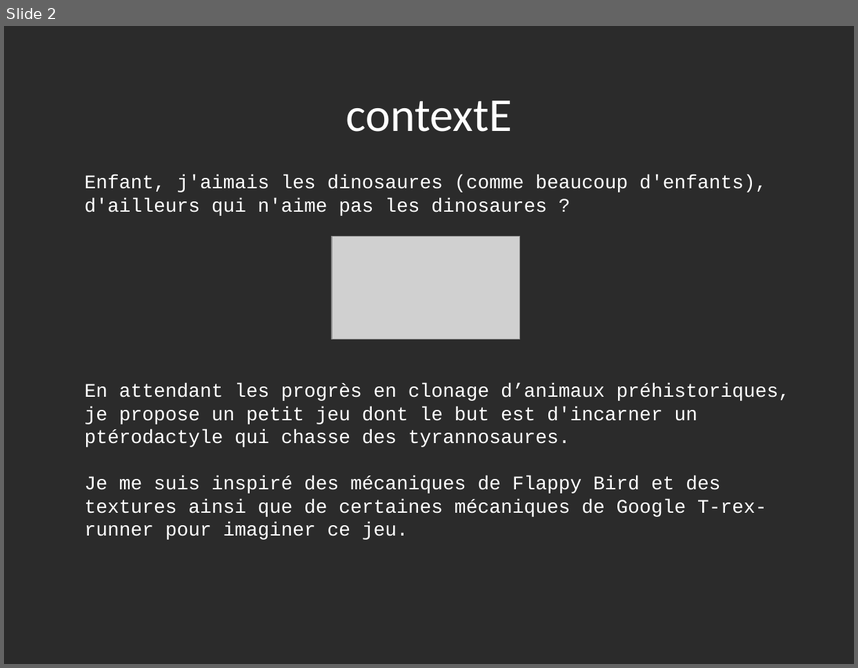
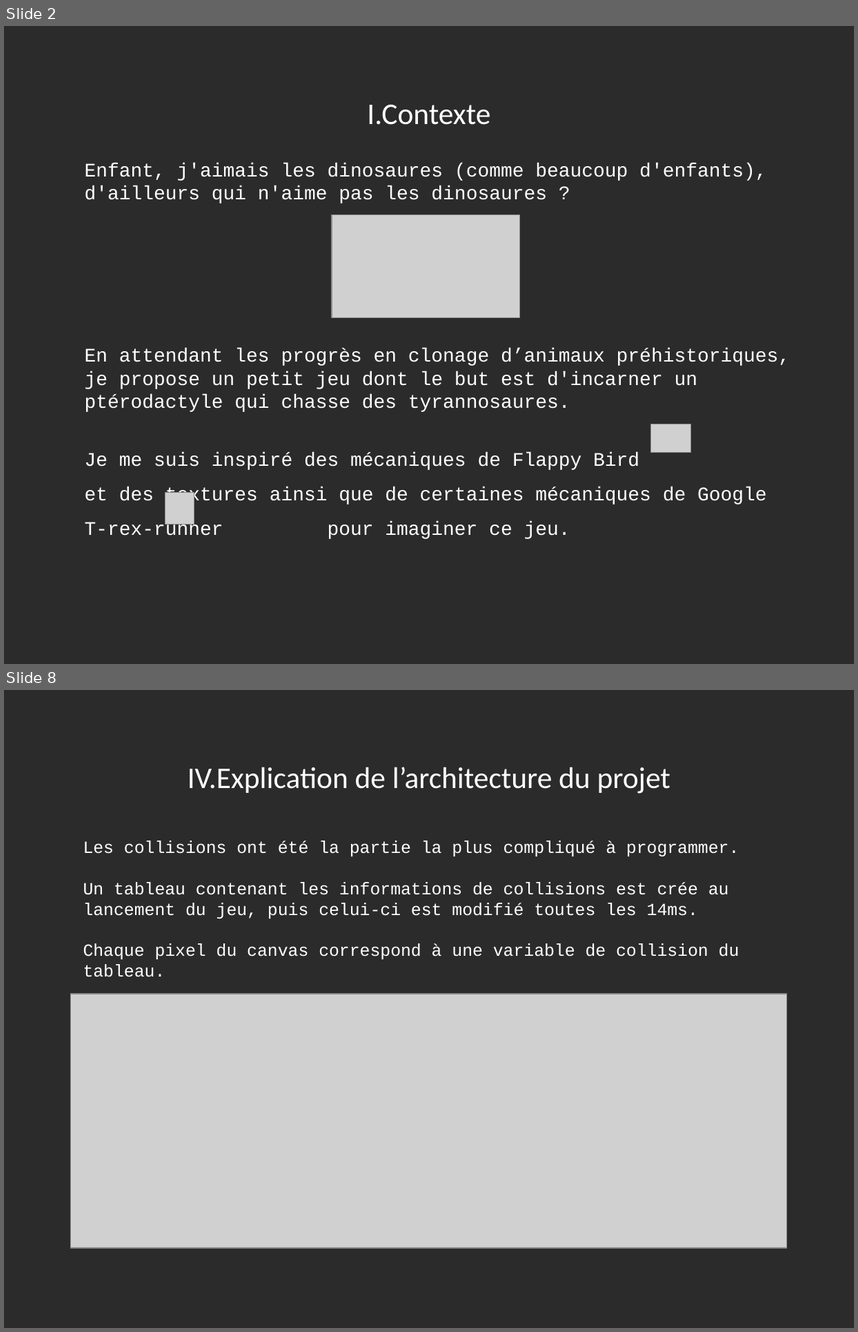
Before and after one commit to Florian-A/JSrassik, a slide deck: conception/presentation/presentation.odp. Shown one above the other, each under a label of ours: slide 2 before the commit, slides 2 and 8 after it; the slides between them are not shown. The pictures are 858x668 and 858x1332 pixels, drawn with LibreOffice and Linux fonts; fonts in the diff are those of the drawing; grey boxes stand for pictures; background and template pictures are left out; a plain dark background stands for a picture behind light text. Boxes give left, top, right and bottom in pixels: in the first picture for what was removed or moved away, otherwise in the second. Text is boxed around its words. In the diff, an @@ line names an element or a change of style, - is before the commit and + after.

```diff
--- a/conception/presentation/presentation.odp
+++ b/conception/presentation/presentation.odp
@@ slide 8 added at (4,690,854,1328), background picture (left out) @@
@@ title added at (188,767,671,793), 28 pt, text #FFFFFF @@
+IV.Explication de l’architecture du projet
@@ text added at (83,840,740,977), 16 pt, text #FFFFFF @@
+Les collisions ont été la partie la plus compliqué à programmer.
+Un tableau contenant les informations de collisions est crée au lancement du jeu, puis celui-ci est modifié toutes les 14ms.
+Chaque pixel du canvas correspond à une variable de collision du tableau.
@@ picture added at (71,994,788,1248) @@
@@ slide 2 changed as well @@
@@ title at (367,104,490,125): text changed; size 44 to 28 pt @@
-contextE
+I.Contexte
@@ text "Enfant, j'aimais les dinosaures (comme ...": place and size @@
-text "Enfant, j'aimais les dinosaures (comme ..." at (85,175,790,539)
+text "Enfant, j'aimais les dinosaures (comme ..." at (85,163,790,539)
@@ picture: place and size @@
-picture at (332,236,520,339)
+picture at (332,215,520,318)
@@ picture added at (651,424,691,452) @@
@@ text at (85,452,767,539): line spacing 1 to 1.5 @@
@@ picture added at (165,492,194,524) @@
```
Also in this commit, not shown: 9 other slides added, 2 slides removed.
